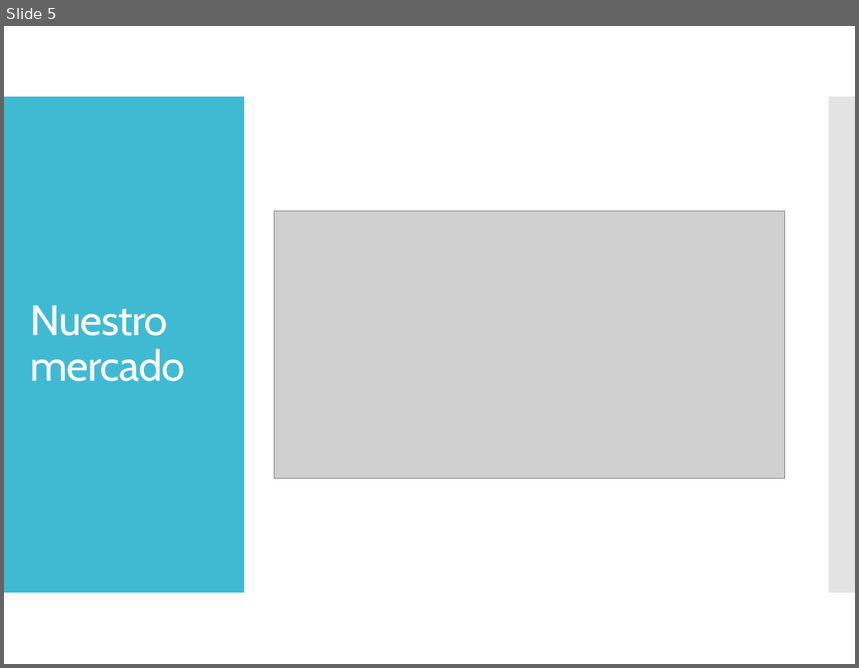
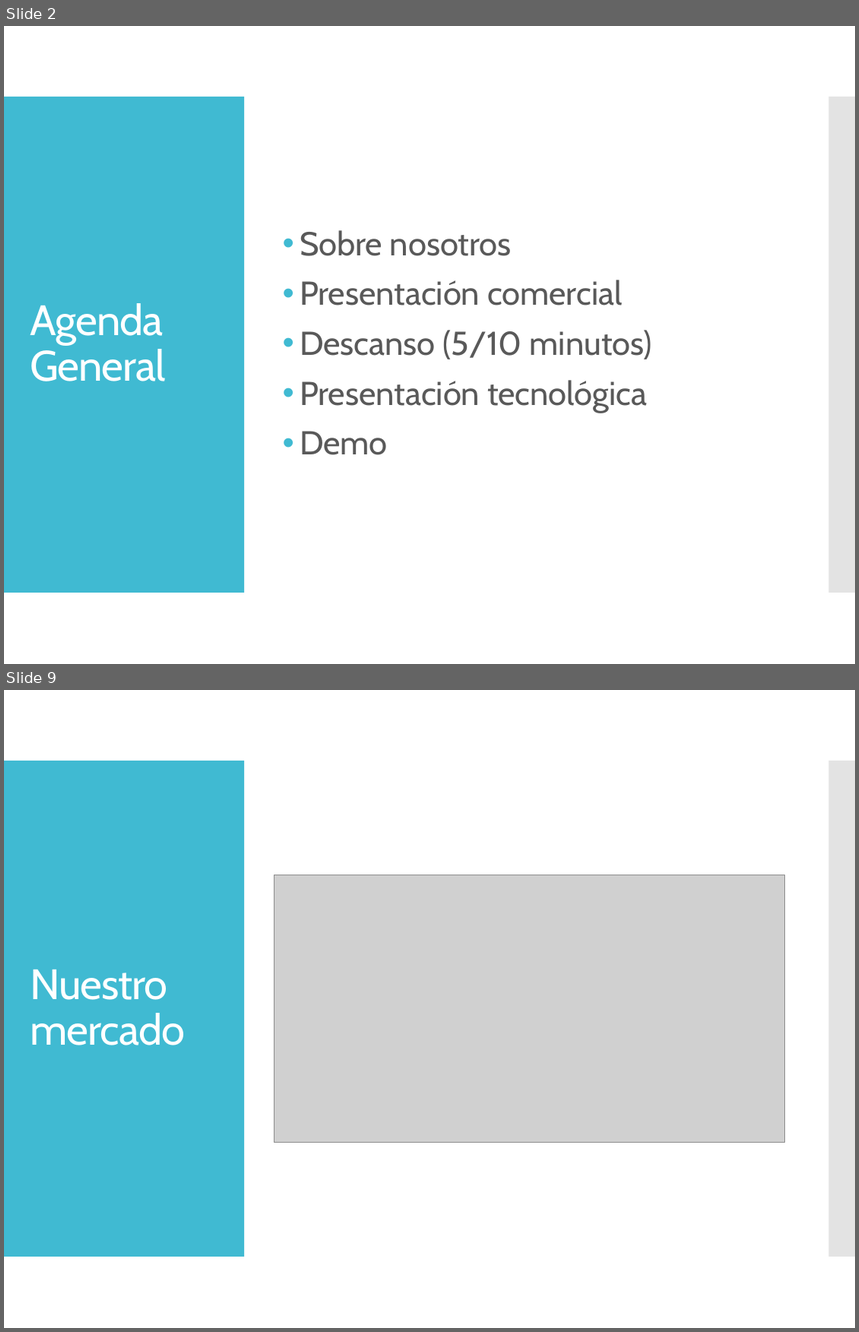
Before and after one commit to dschenkelman/taller-proyectos, a slide deck: Assets/Presentación negocio.pptx. Shown one above the other, each under a label of ours: slide 5 before the commit, slides 2 and 9 after it; the slides between them are not shown. The pictures are 859x668 and 859x1332 pixels, drawn with LibreOffice and Linux fonts; fonts in the diff are those of the drawing; grey boxes stand for pictures. Boxes give left, top, right and bottom in pixels: in the first picture for what was removed or moved away, otherwise in the second. Text is boxed around its words. In the diff, an @@ line names an element or a change of style, - is before the commit and + after.

```diff
--- a/Assets/Presentación negocio.pptx
+++ b/Assets/Presentación negocio.pptx
@@ slide 2 added at (x1=4, y1=26, x2=855, y2=664), background #FFFFFF; not listed: 2 template elements that a slide beside it also shows @@
@@ text added at (x1=300, y1=230, x2=652, y2=455), 28 pt, text #595959 @@
+• Sobre nosotros
+• Presentación comercial
+• Descanso (5/10 minutos)
+• Presentación tecnológica
+• Demo
@@ title added at (x1=30, y1=303, x2=165, y2=382), 36 pt, text #FFFFFF @@
+Agenda General
@@ what was slide 5 is now slide 9 @@
```
Also in this commit, not shown: 11 slides changed, 4 other slides added, 2 slides removed.
